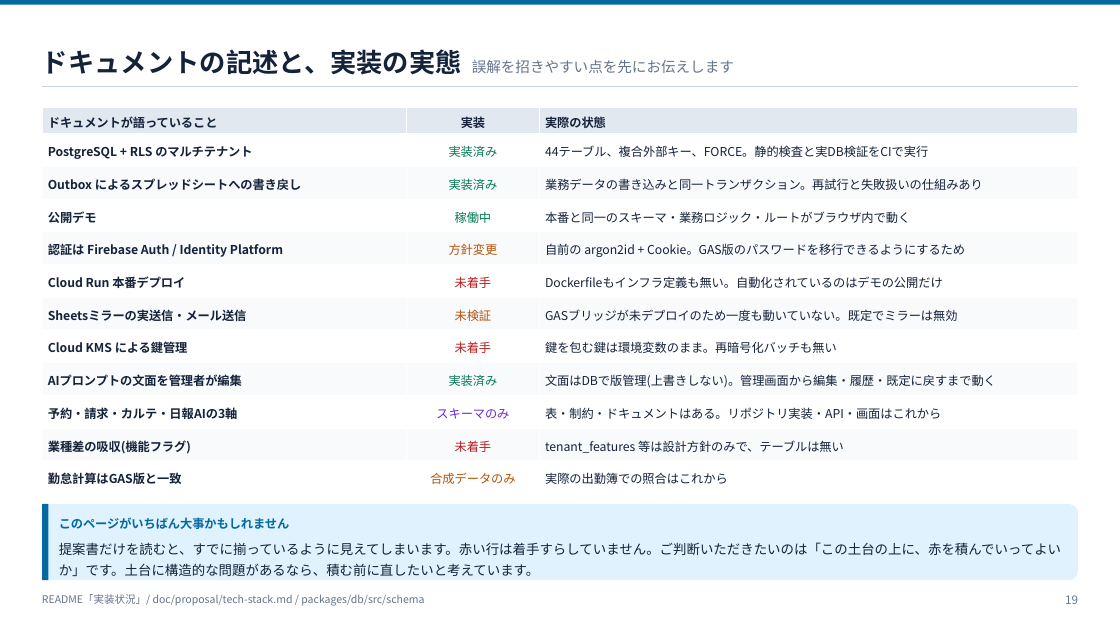
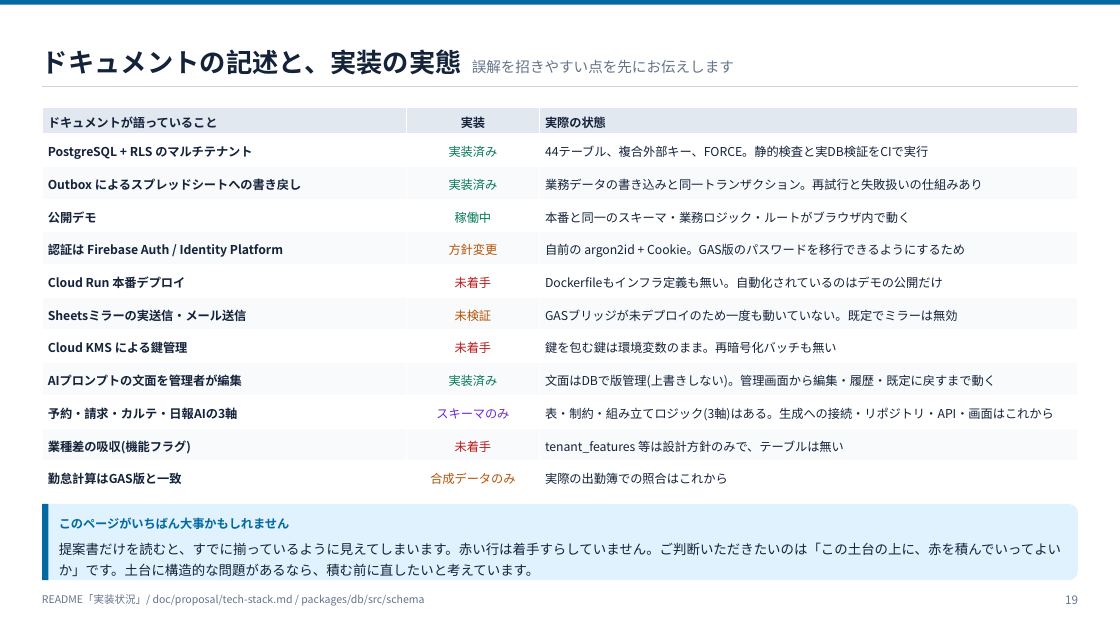
Before and after one commit to ohru131/katahimo-app, a slide deck: slide 19 of doc/slides/architecture.pptx. Drawn at 1120x630 pixels with LibreOffice and Linux fonts; fonts in the diff are those of the drawing. Boxes give left, top, right and bottom in pixels: in the first picture for what was removed or moved away, otherwise in the second. Text is boxed around its words. In the diff, an @@ line names an element or a change of style, - is before the commit and + after.

```diff
--- a/doc/slides/architecture.pptx
+++ b/doc/slides/architecture.pptx
@@ table at box(42, 108, 1078, 494) @@
-row 10, column 3: 表・制約・ドキュメントはある。リポジトリ実装・API・画面はこれから
+row 10, column 3: 表・制約・組み立てロジック(3軸)はある。生成への接続・リポジトリ・API・画面はこれから
```
Also in this commit, not shown: 2 other slides changed, 4 other files.
